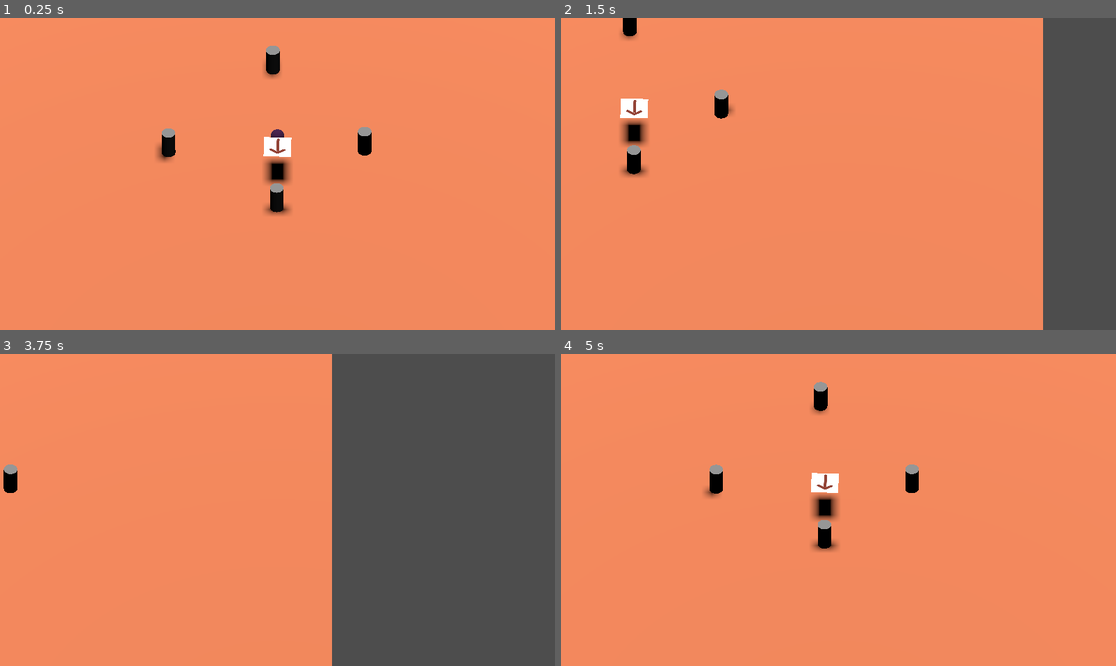
Above: before the commit, frames 1-4 (two rows, left to right).
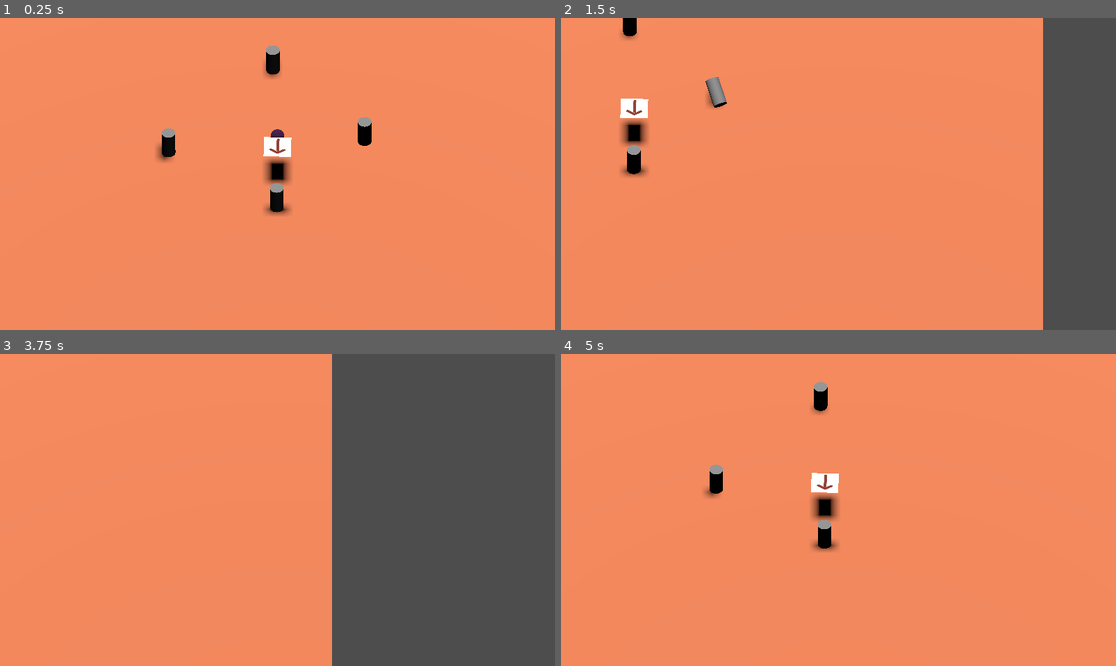
Above: after the commit, the same moments.

Repository: rattatajack/bowling-golf
Game: Godot game, scene res://main.tscn
Two runs of this game, one before a commit and one after it. Both use one fixed random seed, a clock stepped at 60 frames per second and the inputs below.
Inputs:
- Up to frame 1 (0.25 s): no input
- Up to frame 2 (1.5 s): hold D (pan_right) 0.53-1.28 s; hold Left (aim_left) 0.53-1.28 s; hold S (pan_down) from 1.28 s (still down); tap Right (aim_right) at 1.35 s
- Up to frame 3 (3.75 s): release S (pan_down) at 2.03 s; hold D (pan_right) 2.03-2.78 s; hold Down (power_down) 2.03-2.78 s; hold W (pan_up) 2.78-3.53 s; tap Up (power_up) at 2.85 s; tap Enter at 3.5 s; hold A (pan_left) from 3.53 s (still down); tap Space (stroke) at 3.6 s
- Up to frame 4 (5 s): keep holding A (pan_left); tap Left (aim_left) at 4.35 s

The runs differ from the first frame. In frame 1, 0.2% of the frame differs, in the area x 64-67%, y 31-45%; in frame 2, 0.4%, in the area x 26-32%, y 18-33%; in frame 3, 0.2%; in frame 4, 0.2%.

Commit message:
add star particles

Diff:
--- a/main.tscn
+++ b/main.tscn
@@ -46,7 +46,7 @@
 transform = Transform3D(1, 0, 0, 0, 1, 0, 0, 0, 1, -8, 1.22103, 0)
 
 [node name="pin2" parent="." instance=ExtResource("2_sfwd3")]
-transform = Transform3D(1, 0, 0, 0, 1, 0, 0, 0, 1, 6.39935, 1.45587, 0)
+transform = Transform3D(1, 0, 0, 0, 1, 0, 0, 0, 1, 6.39935, 2.45587, 0)
 
 [node name="pin3" parent="." instance=ExtResource("2_sfwd3")]
 transform = Transform3D(1, 0, 0, 0, 1, 0, 0, 0, 1, -0.333034, 1.22103, -8.59037)
--- /dev/null
+++ b/materials/sparkle.tres
@@ -0,0 +1,4 @@
+[gd_resource type="StandardMaterial3D" format=3 uid="uid://bqkejcwa51x4b"]
+
+[resource]
+albedo_color = Color(1, 0.658824, 0.0627451, 1)
--- a/pin.gd
+++ b/pin.gd
@@ -4,6 +4,9 @@
 @export var velocity_tolerance = .1
 @export var angular_velocity_tolerance = .1
 
+var is_upright = true
+
+signal pin_knocked_over
 
 func is_knocked_over():
 	return (
@@ -13,7 +16,9 @@
 		)
 
 func _physics_process(delta):
-	if is_knocked_over():
+	if is_upright and is_knocked_over():
 		print(rotation, rotation.length())
+		is_upright = false
+		pin_knocked_over.emit()
 		#emit_signal("pin_knocked_over")
-		get_parent().queue_free()
+		#get_parent().queue_free()
--- a/pin.tscn
+++ b/pin.tscn
@@ -1,6 +1,9 @@
-[gd_scene load_steps=5 format=3 uid="uid://28ufmlv0d3mg"]
+[gd_scene load_steps=10 format=3 uid="uid://28ufmlv0d3mg"]
 
+[ext_resource type="Script" path="res://pin_destroy.gd" id="1_n83ad"]
 [ext_resource type="Script" path="res://pin.gd" id="1_waaou"]
+[ext_resource type="Material" uid="uid://bqkejcwa51x4b" path="res://materials/sparkle.tres" id="2_janpx"]
+[ext_resource type="Script" path="res://star_explosion.gd" id="3_foga8"]
 
 [sub_resource type="PhysicsMaterial" id="PhysicsMaterial_3u8a2"]
 friction = 0.8
@@ -11,7 +14,19 @@
 
 [sub_resource type="CylinderMesh" id="CylinderMesh_usgog"]
 
+[sub_resource type="ParticleProcessMaterial" id="ParticleProcessMaterial_m23v3"]
+emission_shape = 1
+emission_sphere_radius = 1.0
+gravity = Vector3(0, 0.2, 0)
+turbulence_enabled = true
+turbulence_noise_strength = 5.94
+
+[sub_resource type="QuadMesh" id="QuadMesh_vd3p0"]
+material = ExtResource("2_janpx")
+size = Vector2(0.1, 0.1)
+
 [node name="pin" type="Node3D"]
+script = ExtResource("1_n83ad")
 
 [node name="RigidBody3D" type="RigidBody3D" parent="."]
 mass = 0.2
@@ -26,3 +41,15 @@
 [node name="MeshInstance3D" type="MeshInstance3D" parent="RigidBody3D"]
 mesh = SubResource("CylinderMesh_usgog")
 skeleton = NodePath("../..")
+
+[node name="GPUParticles3D" type="GPUParticles3D" parent="."]
+emitting = false
+amount = 32
+explosiveness = 0.85
+randomness = 0.83
+process_material = SubResource("ParticleProcessMaterial_m23v3")
+draw_pass_1 = SubResource("QuadMesh_vd3p0")
+script = ExtResource("3_foga8")
+
+[connection signal="pin_knocked_over" from="RigidBody3D" to="." method="_on_rigid_body_3d_pin_knocked_over"]
+[connection signal="pin_knocked_over" from="RigidBody3D" to="GPUParticles3D" method="_on_rigid_body_3d_pin_knocked_over"]
--- /dev/null
+++ b/pin_destroy.gd
@@ -0,0 +1,7 @@
+extends Node3D
+
+
+
+func _on_rigid_body_3d_pin_knocked_over():
+	await get_tree().create_timer(1.0).timeout
+	queue_free()
--- /dev/null
+++ b/star_explosion.gd
@@ -0,0 +1,15 @@
+extends GPUParticles3D
+
+
+# Called when the node enters the scene tree for the first time.
+func _ready():
+	pass # Replace with function body.
+
+
+# Called every frame. 'delta' is the elapsed time since the previous frame.
+func _process(delta):
+	pass
+
+
+func _on_rigid_body_3d_pin_knocked_over():
+	emitting = true
